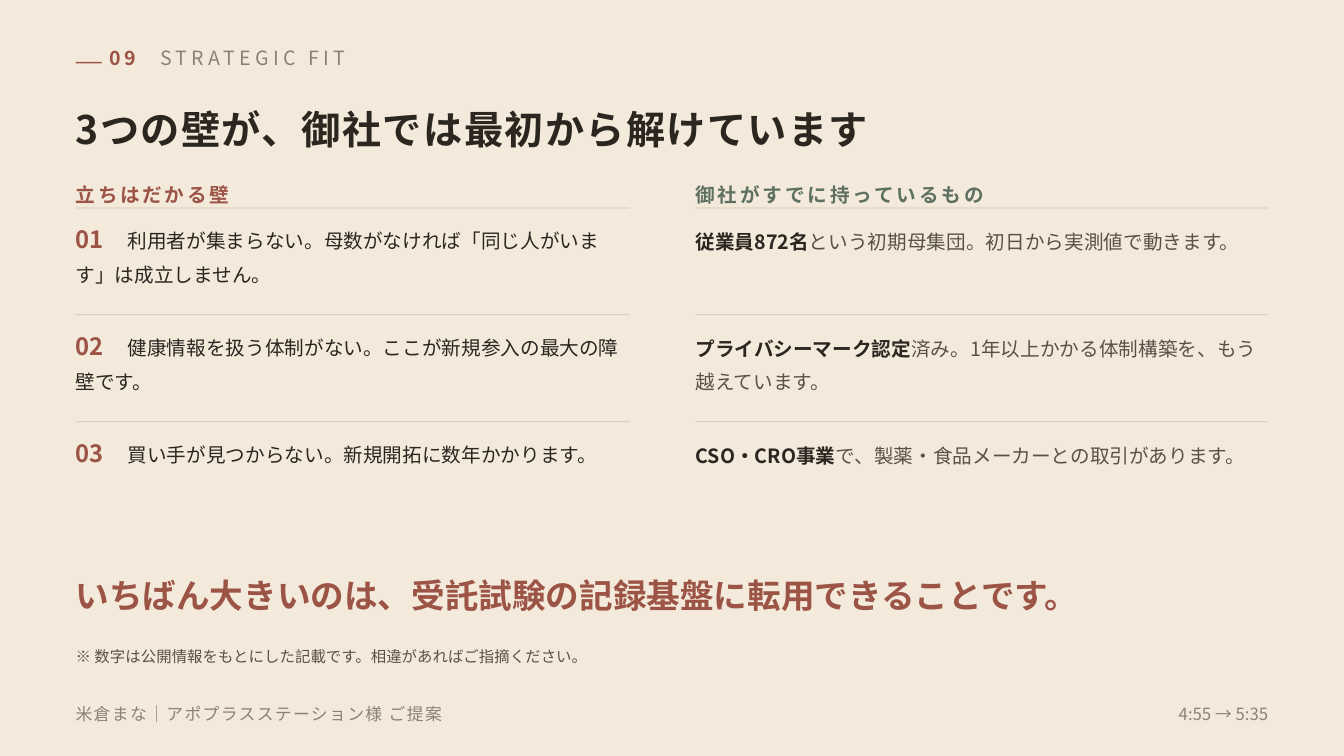
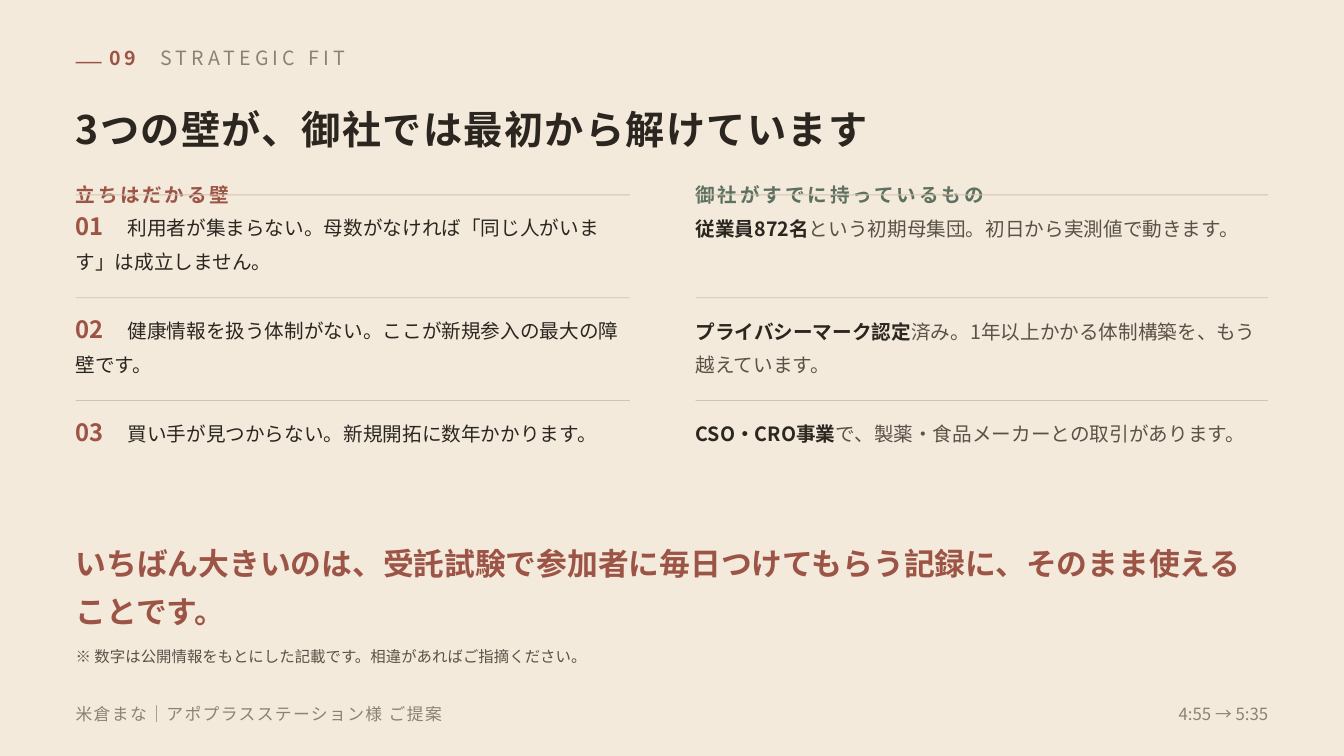
Before and after one commit to mananyon/manayonekura, a slide deck: slide 10 of proposals/米倉まな_アポプラスステーション様ご提案_導入.pptx. Drawn at 1344x756 pixels with LibreOffice and Linux fonts; fonts in the diff are those of the drawing. Boxes give left, top, right and bottom in pixels: in the first picture for what was removed or moved away, otherwise in the second. Text is boxed around its words. In the diff, an @@ line names an element or a change of style, - is before the commit and + after.

```diff
--- a/proposals/米倉まな_アポプラスステーション様ご提案_導入.pptx
+++ b/proposals/米倉まな_アポプラスステーション様ご提案_導入.pptx
@@ 4 texts, 2 rectangles: place and size @@
-4 texts, 2 rectangles at [76, 208, 1268, 390]
+4 texts, 2 rectangles at [76, 195, 1268, 373]
@@ 4 rectangles, 2 texts: place and size @@
-4 rectangles, 2 texts at [76, 315, 1268, 465]
+4 rectangles, 2 texts at [76, 297, 1268, 443]
@@ text "いちばん大きいのは、受託試験で参加者に毎日つけてもらう記録に、そのまま使えることです。" at [76, 548, 1241, 625]: vertical alignment middle to top @@
@@ text at [76, 548, 1241, 625]: text changed; size 24 to 22 pt @@
-いちばん大きいのは、受託試験の記録基盤に転用できることです。
+いちばん大きいのは、受託試験で参加者に毎日つけてもらう記録に、そのまま使えることです。
```
Also in this commit, not shown: 2 other files.
